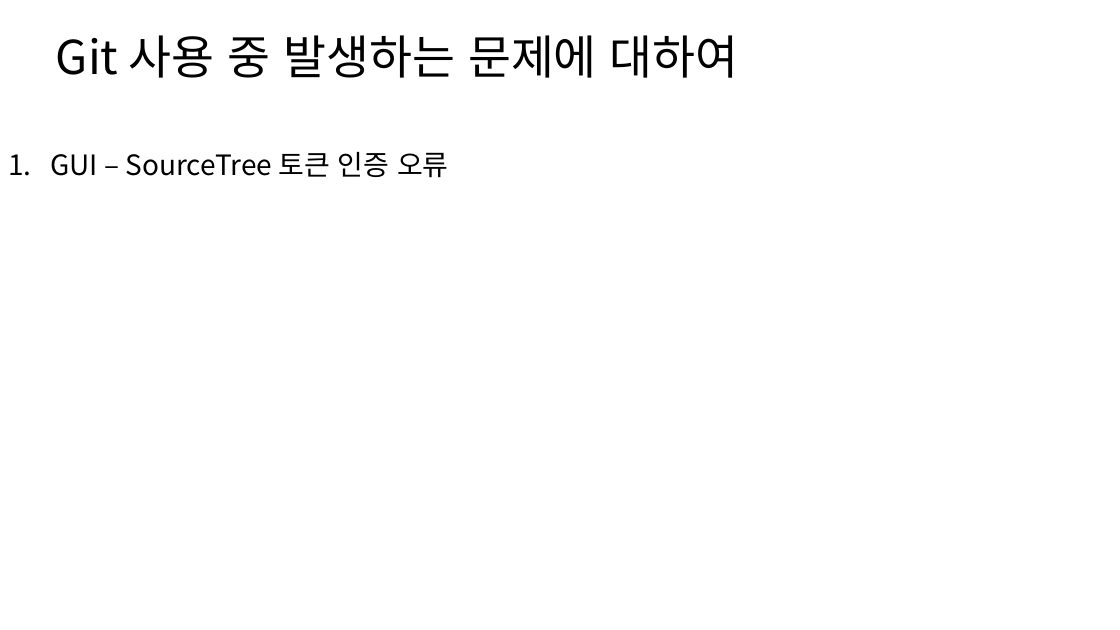
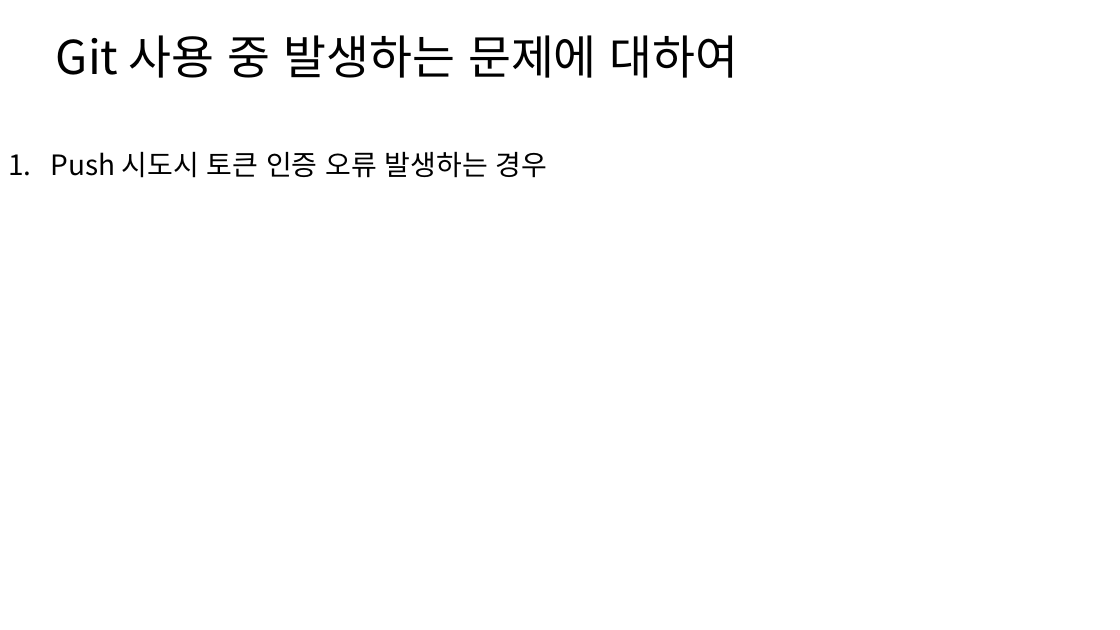
Before and after one commit to wlscks92/WTTest, a slide deck: slide 1 of Git_문제점_정리.pptx. Drawn at 1120x630 pixels with LibreOffice and Linux fonts; fonts in the diff are those of the drawing. Boxes give left, top, right and bottom in pixels: in the first picture for what was removed or moved away, otherwise in the second. Text is boxed around its words. In the diff, an @@ line names an element or a change of style, - is before the commit and + after.

```diff
--- a/Git_문제점_정리.pptx
+++ b/Git_문제점_정리.pptx
@@ subtitle at [50, 151, 548, 178]: text changed @@
-1. GUI – SourceTree 토큰 인증 오류
+1. Push 시도시 토큰 인증 오류 발생하는 경우
```
Also in this commit, not shown: 1 other slide changed.
